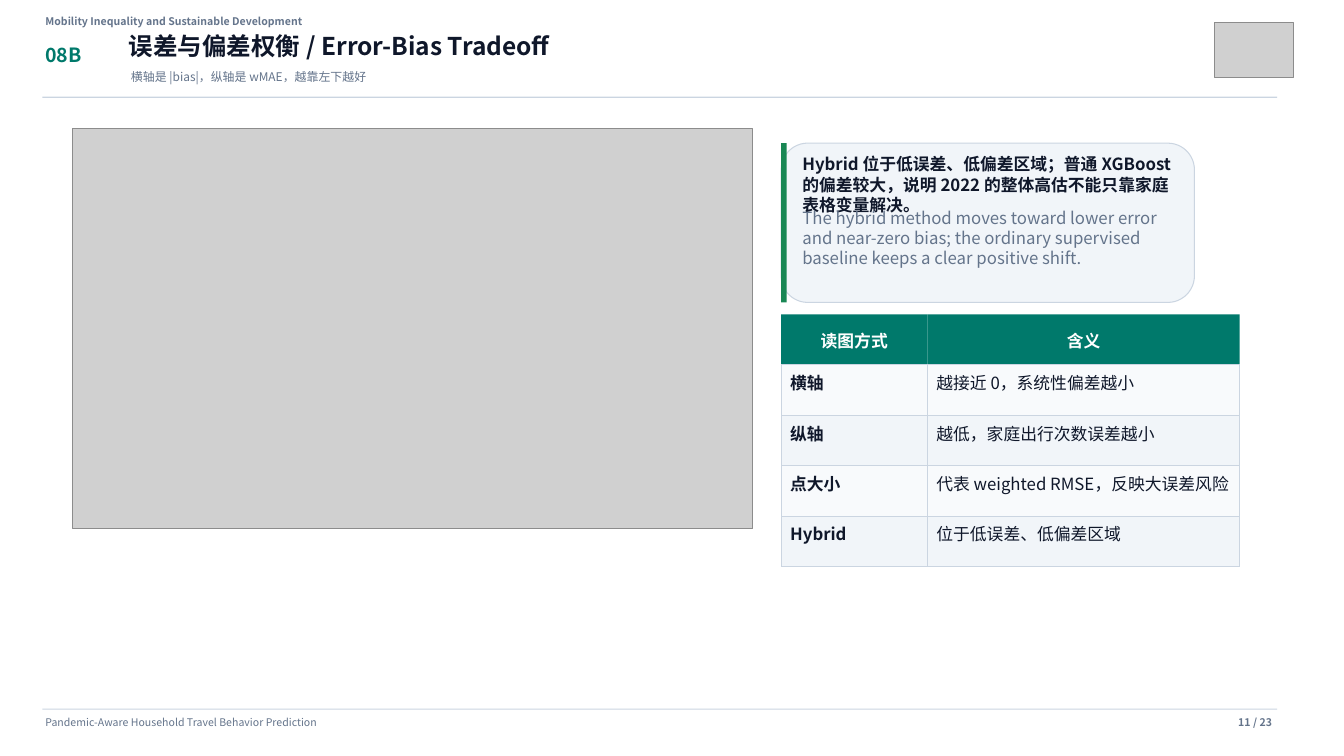
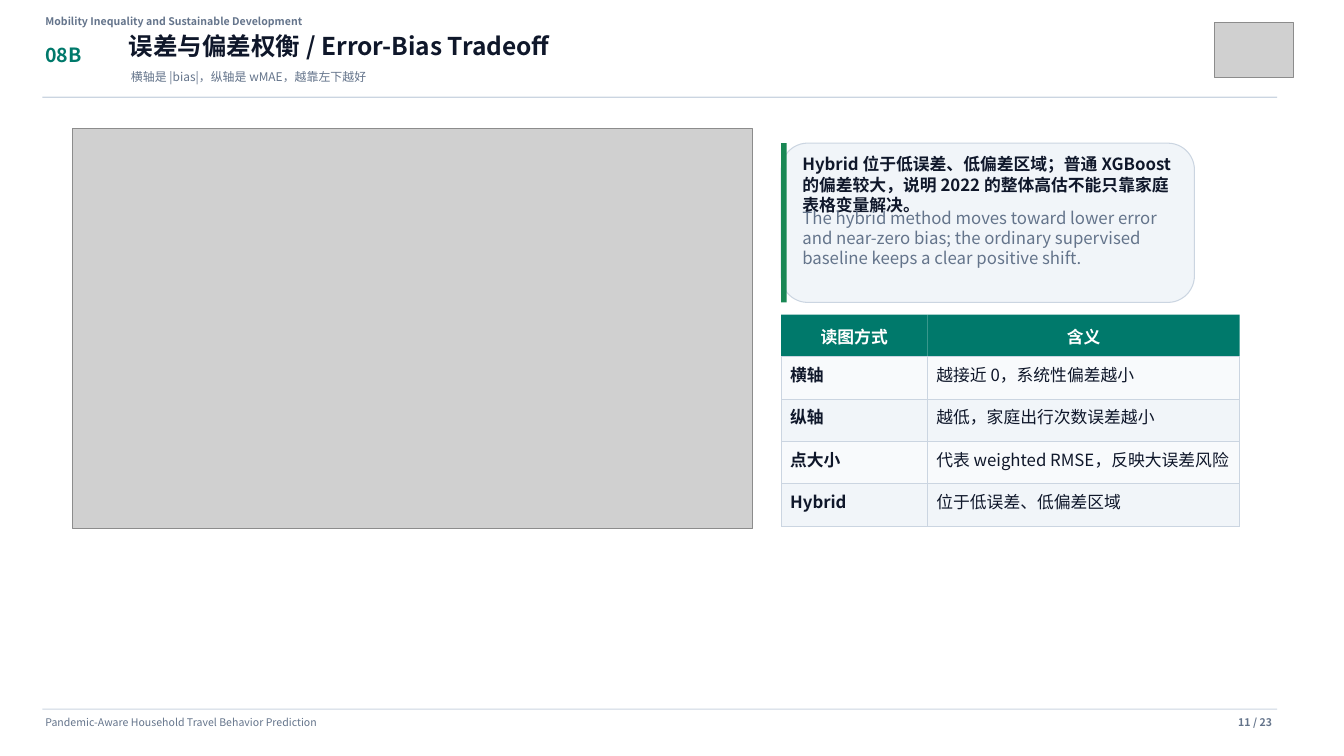
Before and after one commit to Lrving-code/NHTS-Travel-Prediction, a slide deck: slide 11 of outputs/final_project/NHTS_Travel_Behavior_Template_Presentation.pptx. Drawn at 1344x756 pixels with LibreOffice and Linux fonts; fonts in the diff are those of the drawing; grey boxes stand for pictures. Boxes give left, top, right and bottom in pixels: in the first picture for what was removed or moved away, otherwise in the second. Text is boxed around its words. In the diff, an @@ line names an element or a change of style, - is before the commit and + after.

```diff
--- a/outputs/final_project/NHTS_Travel_Behavior_Template_Presentation.pptx
+++ b/outputs/final_project/NHTS_Travel_Behavior_Template_Presentation.pptx
@@ rectangle: place and size @@
-rectangle at [781, 315, 928, 365]
+rectangle at [781, 315, 928, 357]
@@ text "读图方式": place and size @@
-text "读图方式" at [821, 332, 888, 349]
+text "读图方式" at [821, 328, 888, 345]
@@ rectangle: place and size @@
-rectangle at [928, 315, 1240, 365]
+rectangle at [928, 315, 1240, 357]
@@ text "含义": place and size @@
-text "含义" at [1067, 333, 1101, 349]
+text "含义" at [1067, 329, 1101, 345]
@@ rectangle: place and size @@
-rectangle at [781, 365, 928, 415]
+rectangle at [781, 357, 928, 399]
@@ rectangle: place and size @@
-rectangle at [928, 365, 1240, 415]
+rectangle at [928, 357, 1240, 399]
@@ text "横轴": place and size @@
-text "横轴" at [790, 372, 824, 394]
+text "横轴" at [790, 364, 824, 386]
@@ text "越接近 0，系统性偏差越小": place and size @@
-text "越接近 0，系统性偏差越小" at [936, 375, 1135, 391]
+text "越接近 0，系统性偏差越小" at [936, 367, 1135, 383]
@@ rectangle: place and size @@
-rectangle at [781, 415, 928, 466]
+rectangle at [781, 399, 928, 442]
@@ text "纵轴": place and size @@
-text "纵轴" at [790, 426, 824, 442]
+text "纵轴" at [790, 409, 824, 425]
@@ rectangle: place and size @@
-rectangle at [928, 415, 1240, 466]
+rectangle at [928, 399, 1240, 442]
@@ text "越低，家庭出行次数误差越小": place and size @@
-text "越低，家庭出行次数误差越小" at [936, 426, 1154, 442]
+text "越低，家庭出行次数误差越小" at [936, 409, 1154, 425]
@@ rectangle: place and size @@
-rectangle at [781, 466, 928, 516]
+rectangle at [781, 442, 928, 484]
@@ text "点大小": place and size @@
-text "点大小" at [790, 475, 840, 492]
+text "点大小" at [790, 451, 840, 468]
@@ rectangle: place and size @@
-rectangle at [928, 466, 1240, 516]
+rectangle at [928, 442, 1240, 484]
@@ text "代表 weighted RMSE，反映大误差风险": place and size @@
-text "代表 weighted RMSE，反映大误差风险" at [936, 476, 1229, 495]
+text "代表 weighted RMSE，反映大误差风险" at [936, 452, 1229, 471]
@@ rectangle: place and size @@
-rectangle at [781, 516, 928, 567]
+rectangle at [781, 484, 928, 526]
@@ text "Hybrid": place and size @@
-text "Hybrid" at [790, 526, 846, 544]
+text "Hybrid" at [790, 494, 846, 512]
@@ rectangle: place and size @@
-rectangle at [928, 516, 1240, 567]
+rectangle at [928, 484, 1240, 526]
@@ text "位于低误差、低偏差区域": place and size @@
-text "位于低误差、低偏差区域" at [936, 526, 1121, 542]
+text "位于低误差、低偏差区域" at [936, 494, 1121, 510]
```
Also in this commit, not shown: 10 other slides changed, 47 other files.
